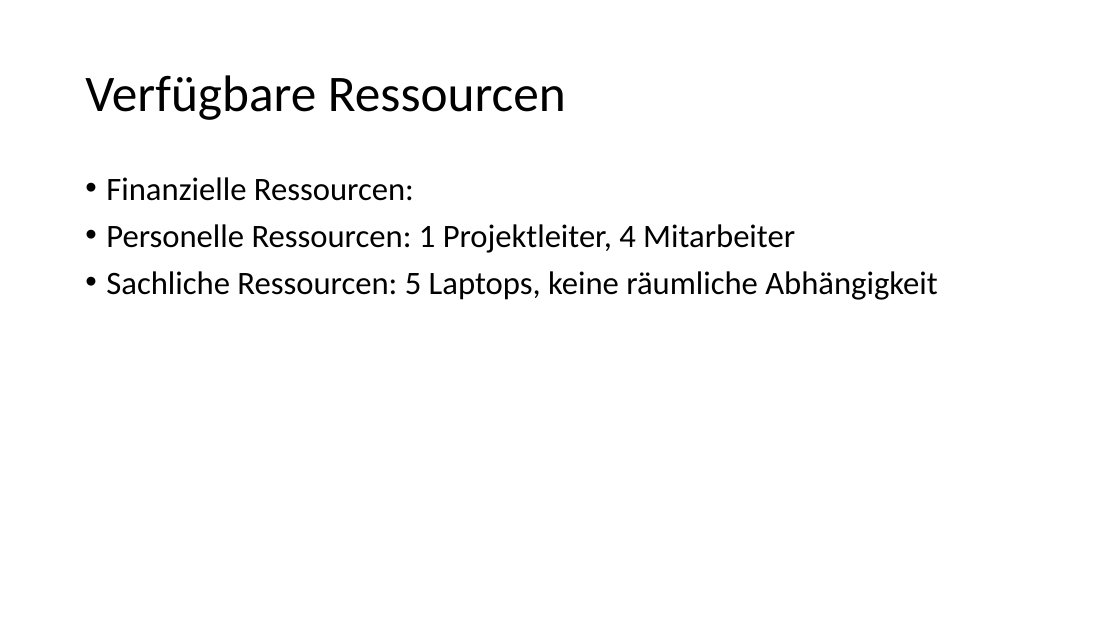
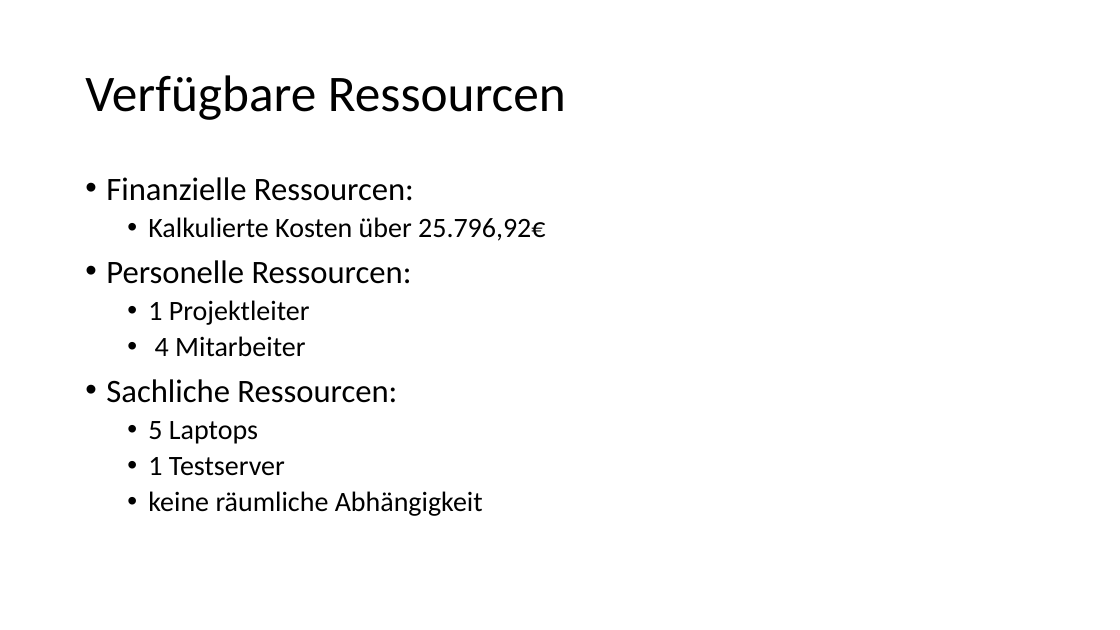
Before and after one commit to Masterarth/PM, a slide deck: slide 6 of documents/projectmanagement/Allgemeines/Machbarkeitsstudie.pptx. Drawn at 1120x630 pixels with LibreOffice and Linux fonts; fonts in the diff are those of the drawing. Boxes give left, top, right and bottom in pixels: in the first picture for what was removed or moved away, otherwise in the second. Text is boxed around its words. In the diff, an @@ line names an element or a change of style, - is before the commit and + after.

```diff
--- a/documents/projectmanagement/Allgemeines/Machbarkeitsstudie.pptx
+++ b/documents/projectmanagement/Allgemeines/Machbarkeitsstudie.pptx
@@ text at bbox=[106, 217, 545, 516]: text changed; size 28 to 24 pt @@
-• Personelle Ressourcen: 1 Projektleiter, 4 Mitarbeiter
-• Sachliche Ressourcen: 5 Laptops, keine räumliche Abhängigkeit
+  • Kalkulierte Kosten über 25.796,92€
+• Personelle Ressourcen:
+  • 1 Projektleiter
+  • 4 Mitarbeiter
+• Sachliche Ressourcen:
+  • 5 Laptops
+  • 1 Testserver
+  • keine räumliche Abhängigkeit
```
Also in this commit, not shown: 3 other slides changed, 1 slide added.
